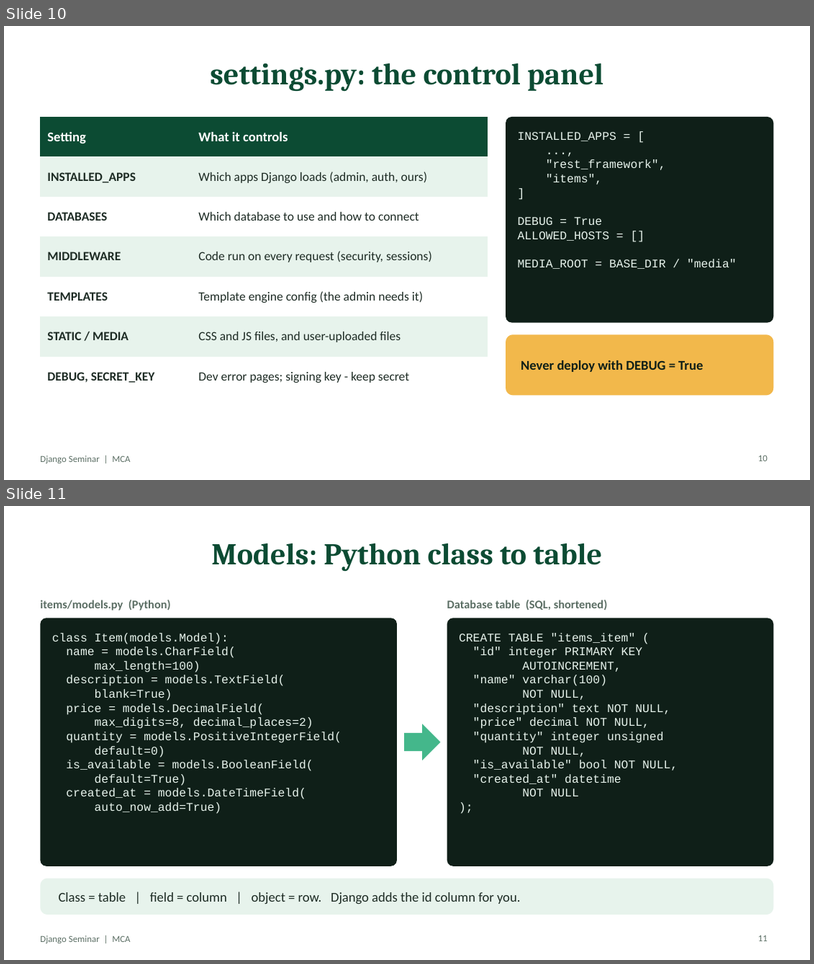
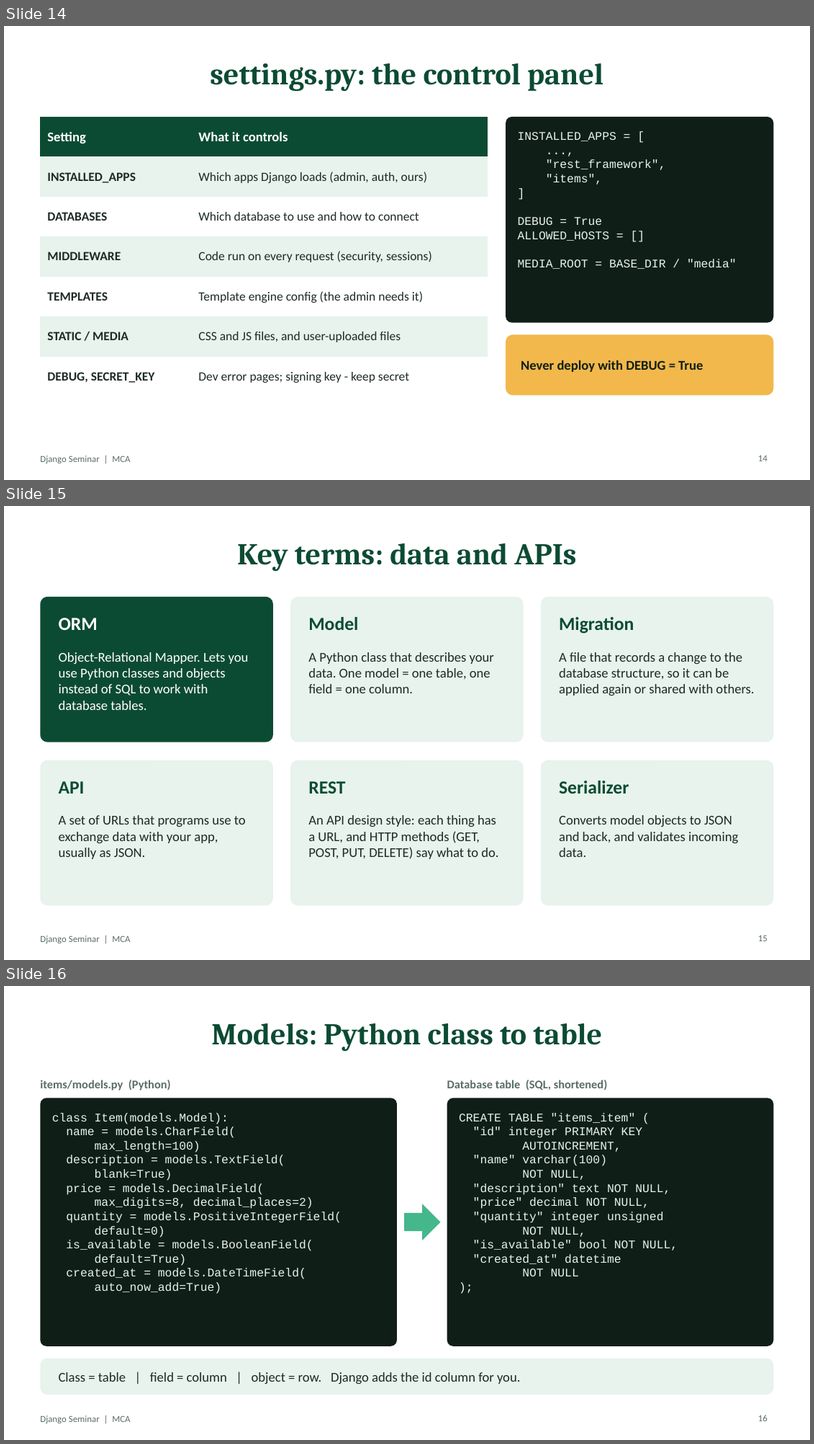
Before and after one commit to MrNihalT/mca, a slide deck: django-seminar/slides/Django-Seminar.pptx. Shown one above the other, each under a label of ours: slides 10 and 11 before the commit, slides 14, 15 and 16 after it. The pictures are 814x964 and 814x1444 pixels, drawn with LibreOffice and Linux fonts; fonts in the diff are those of the drawing. Boxes give left, top, right and bottom in pixels: in the first picture for what was removed or moved away, otherwise in the second. Text is boxed around its words. In the diff, an @@ line names an element or a change of style, - is before the commit and + after.

```diff
--- a/django-seminar/slides/Django-Seminar.pptx
+++ b/django-seminar/slides/Django-Seminar.pptx
@@ slide 15 added at <box>4,506,810,960</box>, background #FFFFFF; not listed: 1 template element that a slide beside it also shows @@
@@ title added at <box>237,543,576,572</box>, 36 pt, text #0C4B33, bold @@
+Key terms: data and APIs
@@ rounded rectangle added at <box>40,597,273,742</box>, fill #0C4B33 @@
@@ rounded rectangle added at <box>291,597,524,742</box>, fill #E7F3EC @@
@@ rounded rectangle added at <box>541,597,774,742</box>, fill #E7F3EC @@
@@ text added at <box>59,618,98,630</box>, 22 pt, text #FFFFFF, bold @@
+ORM
@@ text added at <box>309,617,358,630</box>, 22 pt, text #0C4B33, bold @@
+Model
@@ text added at <box>559,617,634,633</box>, 22 pt, text #0C4B33, bold @@
+Migration
@@ text added at <box>59,652,249,710</box>, 16 pt, text #FFFFFF @@
+Object-Relational Mapper. Lets you use Python classes and objects instead of SQL to work with database tables.
@@ text added at <box>309,652,494,693</box>, 16 pt, text #1D2B24 @@
+A Python class that describes your data. One model = one table, one field = one column.
@@ text added at <box>559,652,754,695</box>, 16 pt, text #1D2B24 @@
+A file that records a change to the database structure, so it can be applied again or shared with others.
@@ rounded rectangle added at <box>40,760,273,906</box>, fill #E7F3EC @@
@@ rounded rectangle added at <box>291,760,524,906</box>, fill #E7F3EC @@
@@ rounded rectangle added at <box>541,760,774,906</box>, fill #E7F3EC @@
@@ text added at <box>59,781,85,793</box>, 22 pt, text #0C4B33, bold @@
+API
@@ text added at <box>309,781,345,793</box>, 22 pt, text #0C4B33, bold @@
+REST
@@ text added at <box>559,780,629,793</box>, 22 pt, text #0C4B33, bold @@
+Serializer
@@ text added at <box>59,815,246,859</box>, 16 pt, text #1D2B24 @@
+A set of URLs that programs use to exchange data with your app, usually as JSON.
@@ text added at <box>309,815,499,859</box>, 16 pt, text #1D2B24 @@
+An API design style: each thing has a URL, and HTTP methods (GET, POST, PUT, DELETE) say what to do.
@@ text added at <box>559,815,738,857</box>, 16 pt, text #1D2B24 @@
+Converts model objects to JSON and back, and validates incoming data.
@@ page number added at <box>759,935,768,941</box>, 11 pt, text #5B6E64 @@
+15
@@ what was slide 10 is now slide 14 @@
@@ page number at <box>759,455,768,461</box>: text changed @@
-10
+14
@@ what was slide 11 is now slide 16 @@
@@ page number at <box>759,1414,768,1421</box>: text changed @@
-11
+16
```
Also in this commit, not shown: 3 slides changed, 4 other slides added, 3 other files.
